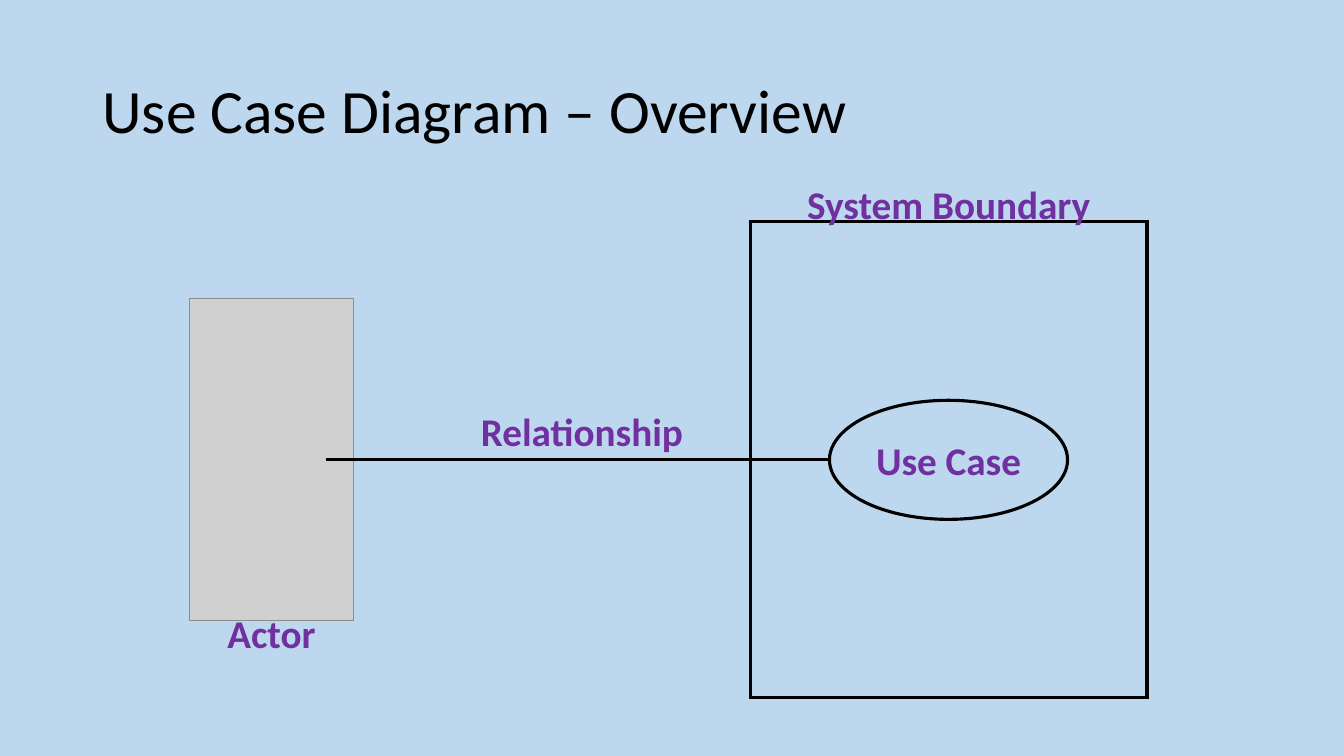
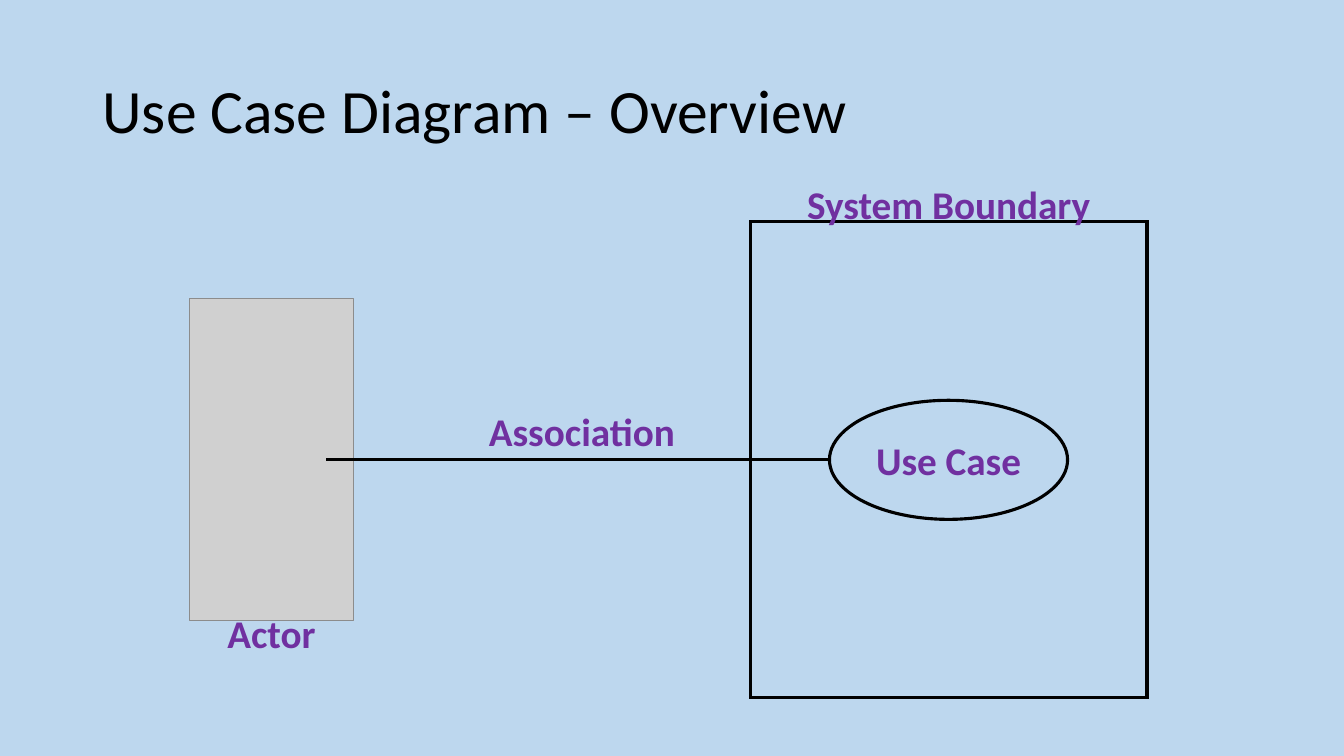
Before and after one commit to MrFriendCS/MrFriendCS.github.io, a slide deck: slide 8 of ah-cs/sdd/AH CS SDD Slides.pptx. Drawn at 1344x756 pixels with LibreOffice and Linux fonts; fonts in the diff are those of the drawing; grey boxes stand for pictures. Boxes give left, top, right and bottom in pixels: in the first picture for what was removed or moved away, otherwise in the second. Text is boxed around its words. In the diff, an @@ line names an element or a change of style, - is before the commit and + after.

```diff
--- a/ah-cs/sdd/AH CS SDD Slides.pptx
+++ b/ah-cs/sdd/AH CS SDD Slides.pptx
@@ text at [489,418,675,447]: text changed @@
-Relationship
+Association
```
Also in this commit, not shown: 7 other slides changed, 2 slides added, 6 slides removed, 14 other files.
